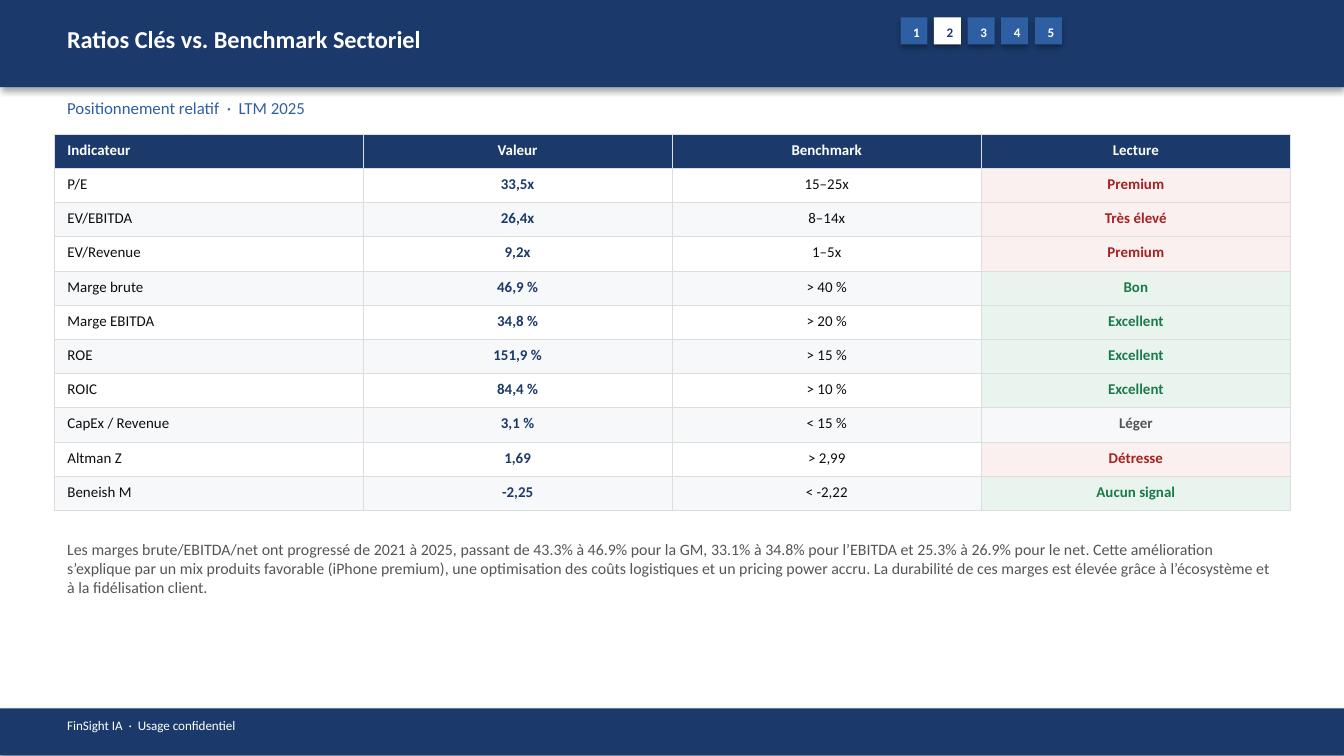
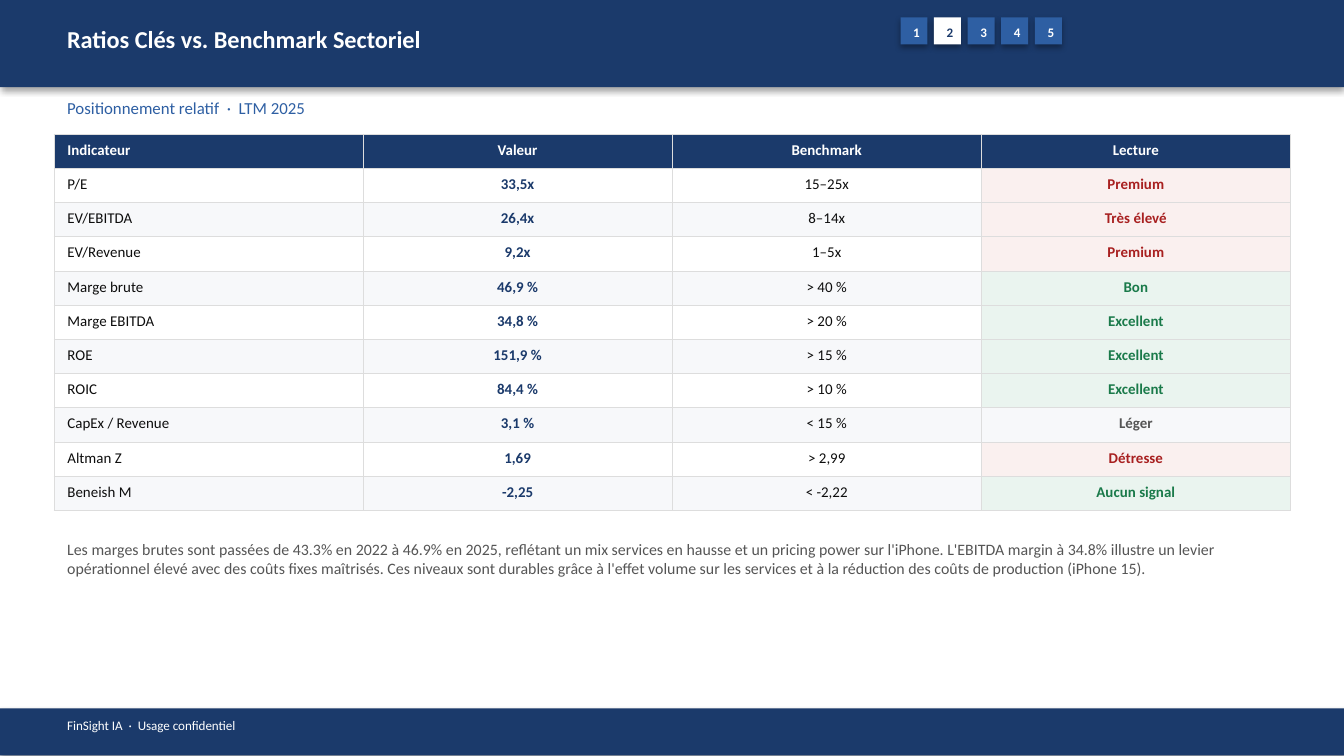
Before and after one commit to baptistejeh07-art/finsight-ia, a slide deck: slide 10 of preview/AAPL/AAPL_pitchbook.pptx. Drawn at 1344x756 pixels with LibreOffice and Linux fonts; fonts in the diff are those of the drawing. Boxes give left, top, right and bottom in pixels: in the first picture for what was removed or moved away, otherwise in the second. Text is boxed around its words. In the diff, an @@ line names an element or a change of style, - is before the commit and + after.

```diff
--- a/preview/AAPL/AAPL_pitchbook.pptx
+++ b/preview/AAPL/AAPL_pitchbook.pptx
@@ text at (67, 544, 1215, 577): text changed @@
-Les marges brute/EBITDA/net ont progressé de 2021 à 2025, passant de 43.3% à 46.9% pour la GM, 33.1% à 34.8% pour l’EBITDA et 25.3% à 26.9% pour le net. Cette amélioration s’explique par un mix produits favorable (iPhone premium), une optimisation des coûts logistiques et un pricing power accru. La durabilité de ces marges est élevée grâce à l’écosystème et à la fidélisation client.
+Les marges brutes sont passées de 43.3% en 2022 à 46.9% en 2025, reflétant un mix services en hausse et un pricing power sur l'iPhone. L'EBITDA margin à 34.8% illustre un levier opérationnel élevé avec des coûts fixes maîtrisés. Ces niveaux sont durables grâce à l'effet volume sur les services et à la réduction des coûts de production (iPhone 15).
```
Also in this commit, not shown: 12 other slides changed, 4 other files.
